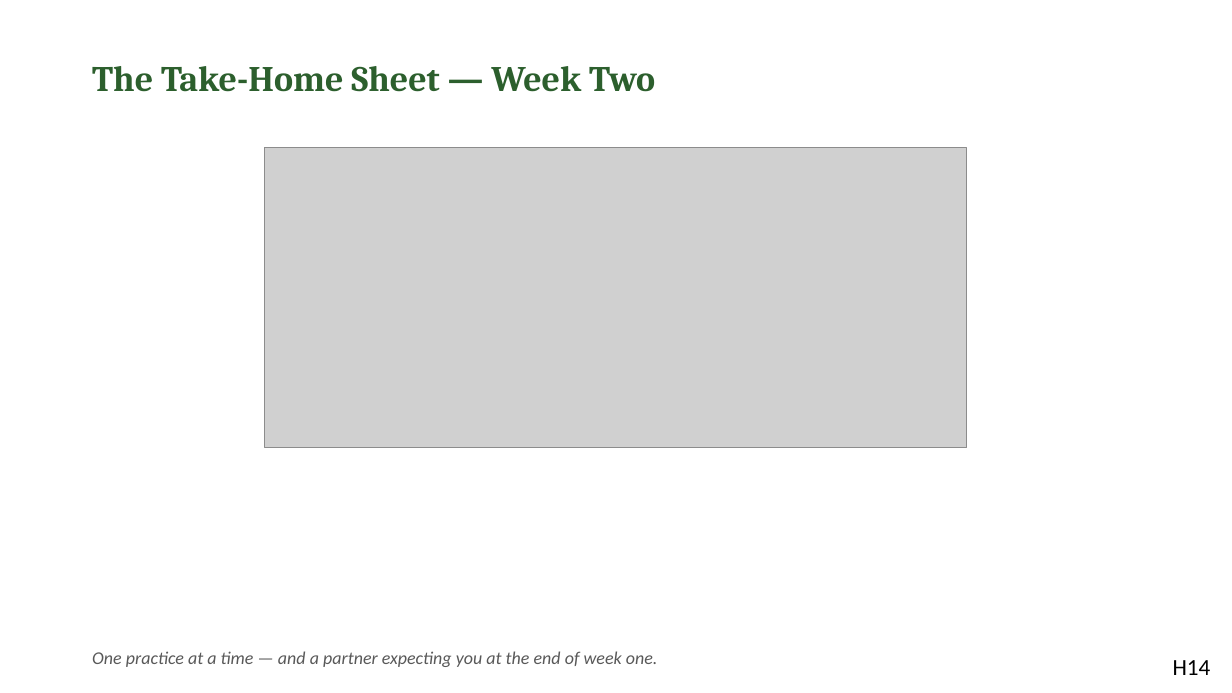
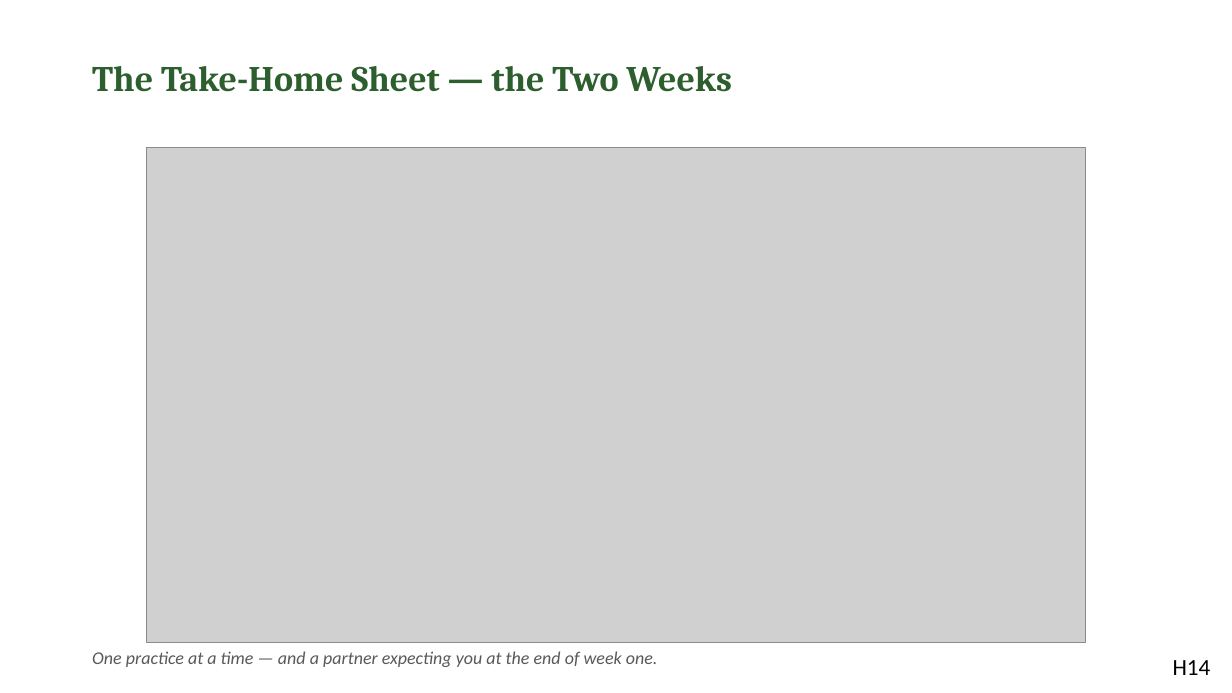
Before and after one commit to jgtittle-ministries/fellowship-of-the-heart-pilot-at-cca-dev, a slide deck: slide 14 of _implementation-notes/evening-series/FotH Evening Session 11a Slides DRAFT v1.pptx. Drawn at 1232x693 pixels with LibreOffice and Linux fonts; fonts in the diff are those of the drawing; grey boxes stand for pictures. Boxes give left, top, right and bottom in pixels: in the first picture for what was removed or moved away, otherwise in the second. Text is boxed around its words. In the diff, an @@ line names an element or a change of style, - is before the commit and + after.

```diff
--- a/_implementation-notes/evening-series/FotH Evening Session 11a Slides DRAFT v1.pptx
+++ b/_implementation-notes/evening-series/FotH Evening Session 11a Slides DRAFT v1.pptx
@@ text at (x1=92, y1=66, x2=732, y2=92): text changed @@
-The Take-Home Sheet — Week Two
+The Take-Home Sheet — the Two Weeks
@@ picture resized from (x1=265, y1=148, x2=968, y2=448) to (x1=147, y1=148, x2=1085, y2=642) @@
```
Also in this commit, not shown: 1 other slide changed, 24 other files.
